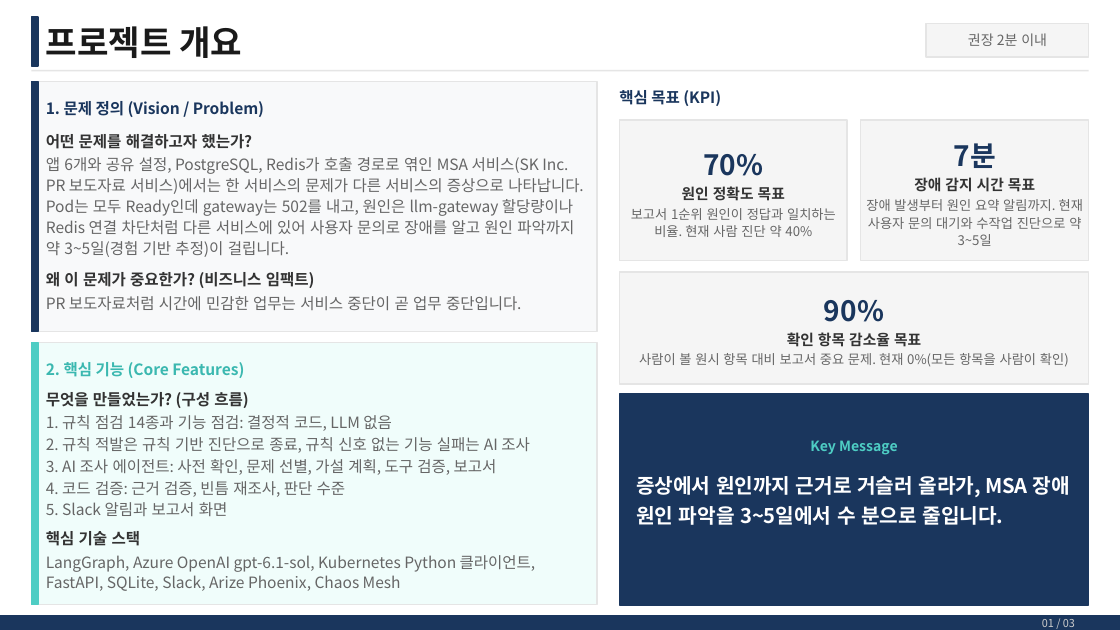
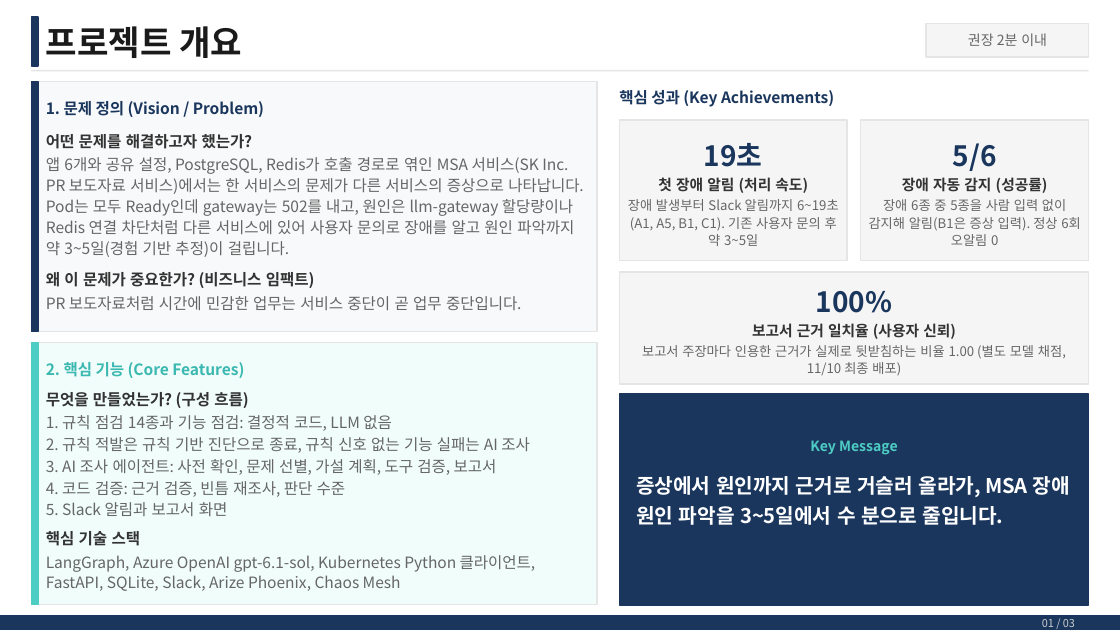
Before and after one commit to skax-jihyeryu/KubeGuardian, a slide deck: slide 2 of docs/산출물/AI_Master_Project_최종발표_류지혜_11791.pptx. Drawn at 1120x630 pixels with LibreOffice and Linux fonts; fonts in the diff are those of the drawing. Boxes give left, top, right and bottom in pixels: in the first picture for what was removed or moved away, otherwise in the second. Text is boxed around its words. In the diff, an @@ line names an element or a change of style, - is before the commit and + after.

```diff
--- a/docs/산출물/AI_Master_Project_최종발표_류지혜_11791.pptx
+++ b/docs/산출물/AI_Master_Project_최종발표_류지혜_11791.pptx
@@ text at <box>619,90,834,107</box>: text changed @@
-핵심 목표 (KPI)
+핵심 성과 (Key Achievements)
@@ text at <box>628,143,839,246</box>: text changed @@
-70%
-원인 정확도 목표
-보고서 1순위 원인이 정답과 일치하는 비율. 현재 사람 진단 약 40%
+19초
+첫 장애 알림 (처리 속도)
+장애 발생부터 Slack 알림까지 6~19초(A1, A5, B1, C1). 기존 사용자 문의 후 약 3~5일
@@ text at <box>869,143,1081,246</box>: text changed @@
-7분
-장애 감지 시간 목표
-장애 발생부터 원인 요약 알림까지. 현재 사용자 문의 대기와 수작업 진단으로 약 3~5일
+5/6
+장애 자동 감지 (성공률)
+장애 6종 중 5종을 사람 입력 없이 감지해 알림(B1은 증상 입력). 정상 6회 오알림 0
@@ text at <box>642,291,1066,375</box>: text changed @@
-90%
-확인 항목 감소율 목표
-사람이 볼 원시 항목 대비 보고서 중요 문제. 현재 0%(모든 항목을 사람이 확인)
+100%
+보고서 근거 일치율 (사용자 신뢰)
+보고서 주장마다 인용한 근거가 실제로 뒷받침하는 비율 1.00 (별도 모델 채점, 11/10 최종 배포)
```
Also in this commit, not shown: 2 other slides changed.
